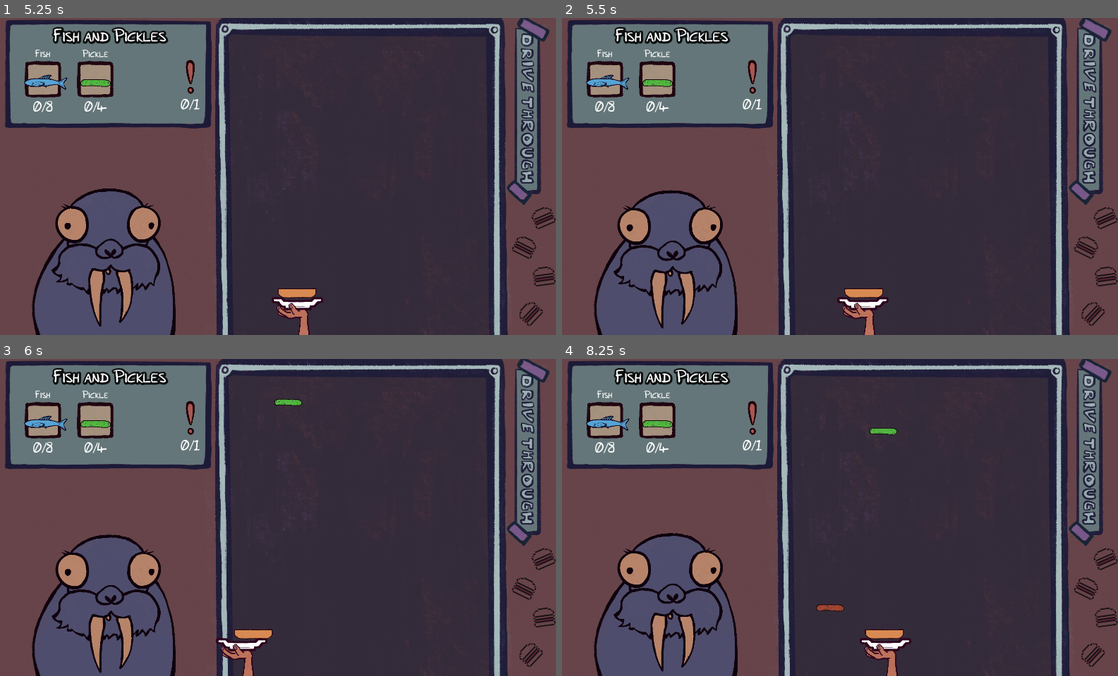
Above: before the commit, frames 1-4 (two rows, left to right).
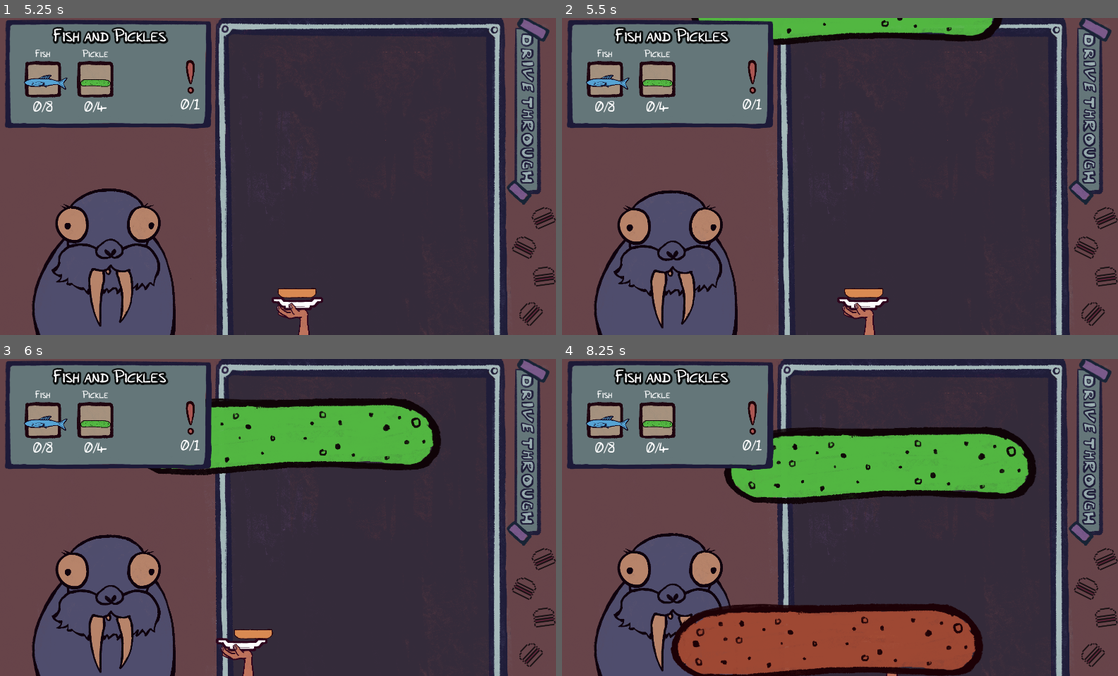
Above: after the commit, the same moments.

Repository: SirLich/funky-drive-through
Game: Godot game, scene res://game.tscn
Same seed, same stepped clock (60 frames per second), same inputs: the game is played once before the commit and once after it.
Inputs (mouse positions are in pixels of both pictures, inside the frame that each line leads up to):
- Up to frame 1 (5.25 s): tap Enter every 0.75 s from 0.5 to 4.25 s; move the mouse to (400, 160) at 0.52 s; press the mouse at (400, 160) at 0.53 s; move the mouse to (161, 192) at 1.27 s; release the mouse at (161, 192) at 1.28 s; click (161, 192) at 1.35 s; move the mouse to (328, 106) at 2.02 s; press the mouse at (328, 106) at 2.03 s; move the mouse to (244, 239) at 2.77 s; release the mouse at (244, 239) at 2.78 s; click (244, 239) at 2.85 s; move the mouse to (444, 224) at 3.52 s; press the mouse at (444, 224) at 3.53 s; move the mouse to (105, 128) at 4.27 s; release the mouse at (105, 128) at 4.28 s; click (105, 128) at 4.35 s; move the mouse to (300, 176) at 5.02 s; press the mouse at (300, 176) at 5.03 s
- Up to frame 2 (5.5 s): no input
- Up to frame 3 (6 s): move the mouse to (189, 438) at 5.77 s; release the mouse at (189, 438) at 5.78 s; click (189, 438) at 5.85 s
- Up to frame 4 (8.25 s): move the mouse to (962, 501) at 6.52 s; press the mouse at (962, 501) at 6.53 s; move the mouse to (723, 533) at 7.27 s; release the mouse at (723, 533) at 7.28 s; click (723, 533) at 7.35 s; move the mouse to (890, 447) at 8.02 s; press the mouse at (890, 447) at 8.03 s

Frame 1 is identical in both runs. In frame 2, 3.0% of the frame differs, in the area x 23-80%, y 0-9%; in frame 3, 9.0%; in frame 4, 23%, in the area x 19-86%, y 21-100%.

Commit message:
Import assets

Diff:
--- a/game.tscn
+++ b/game.tscn
@@ -11,7 +11,7 @@
 [ext_resource type="Script" path="res://dropper.gd" id="6_ebwai"]
 [ext_resource type="Texture2D" uid="uid://cnd1kj7020uls" path="res://assets/frame.png" id="7_1n7r7"]
 [ext_resource type="PackedScene" uid="uid://blv1sdwd4eyiq" path="res://scenes/item_box_ui.tscn" id="7_5rb7w"]
-[ext_resource type="AudioStream" uid="uid://sk2beuh1p8gd" path="res://assets/sounds/play_scene_1-2.wav" id="7_mte1n"]
+[ext_resource type="AudioStream" uid="uid://dutekcqjlcxcm" path="res://assets/sounds/play_scene_1-2_added_melody.wav" id="7_2037t"]
 [ext_resource type="Script" path="res://hud.gd" id="9_k1kde"]
 [ext_resource type="LabelSettings" uid="uid://by2l3bawx6flr" path="res://tutorial_label.tres" id="10_3noq0"]
 [ext_resource type="Script" path="res://tutorial.gd" id="10_vqbed"]
@@ -168,8 +168,7 @@
 stream = ExtResource("5_2yt2d")
 
 [node name="Music" type="AudioStreamPlayer2D" parent="Sounds"]
-stream = ExtResource("7_mte1n")
-volume_db = 20.775
+stream = ExtResource("7_2037t")
 autoplay = true
 
 [node name="Art" type="Node2D" parent="."]
--- a/item_types/cheese.tres
+++ b/item_types/cheese.tres
@@ -8,7 +8,7 @@
 [resource]
 script = ExtResource("1_5uv8o")
 icon = ExtResource("1_p1dk6")
-color = Color(0.913725, 0.615686, 0.0980392, 1)
+color = Color(0.729412, 0.635294, 0.243137, 1)
 stacked_scene = ExtResource("4_lx4l4")
 name = "Cheese"
 scale_factor = 1.0
--- a/item_types/unicorn.tres
+++ b/item_types/unicorn.tres
@@ -2,7 +2,7 @@
 
 [ext_resource type="Texture2D" uid="uid://dv2a3sjanlaso" path="res://assets/items/unicorn.png" id="1_1kqw1"]
 [ext_resource type="Script" path="res://item_type.gd" id="1_4kgnj"]
-[ext_resource type="AudioStream" uid="uid://crik25ksilvlm" path="res://assets/audio_resources/impact_low.tres" id="1_bwsst"]
+[ext_resource type="AudioStream" uid="uid://dywumm7wsvjb5" path="res://assets/dropping_food_sound.wav" id="1_gs56d"]
 [ext_resource type="PackedScene" uid="uid://5fi3lw3pawjg" path="res://unicorn_stacked_scene.tscn" id="3_kaowj"]
 
 [resource]
@@ -12,4 +12,4 @@
 stacked_scene = ExtResource("3_kaowj")
 name = "Unicorn"
 scale_factor = 1.0
-audio = ExtResource("1_bwsst")
+audio = ExtResource("1_gs56d")
--- a/menu.tscn
+++ b/menu.tscn
@@ -3,7 +3,7 @@
 [ext_resource type="Script" path="res://menu.gd" id="1_iq4jb"]
 [ext_resource type="PackedScene" uid="uid://bwckprmdmmhxv" path="res://scenes/bird.tscn" id="1_rf33c"]
 [ext_resource type="Texture2D" uid="uid://cnd1kj7020uls" path="res://assets/frame.png" id="3_lawy5"]
-[ext_resource type="AudioStream" uid="uid://0qqfq4tqgluf" path="res://assets/sounds/background_menu_1-2.wav" id="4_4f0d8"]
+[ext_resource type="AudioStream" uid="uid://dc5jltp41cf8q" path="res://assets/sounds/background_menu_1-2_loop.wav" id="4_3yigo"]
 
 [sub_resource type="AtlasTexture" id="AtlasTexture_muowe"]
 atlas = ExtResource("3_lawy5")
@@ -54,7 +54,7 @@
 label_settings = SubResource("LabelSettings_stnm7")
 
 [node name="AudioStreamPlayer" type="AudioStreamPlayer" parent="."]
-stream = ExtResource("4_4f0d8")
+stream = ExtResource("4_3yigo")
 autoplay = true
 
 [connection signal="button_up" from="TextureButton" to="." method="_on_texture_button_button_up"]
--- a/scenes/item/dropped_item.gd
+++ b/scenes/item/dropped_item.gd
@@ -15,5 +15,5 @@
 		new_dropped_scene.texture = item.icon
 		new_dropped_scene.modulate = item.color
 		new_dropped_scene.scale *= item.scale_factor
-
+	new_dropped_scene.scale = Vector2(-1, 1)
 	add_child(new_dropped_scene)
Not shown, added: assets/dropping_food_sound.wav.import
Not shown, removed: assets/sounds/background_menu_1-2.wav.import
Not shown, added: assets/sounds/background_menu_1-2_loop.wav.import
Not shown, removed: assets/sounds/play_scene_1-2.wav.import
Not shown, added: assets/sounds/play_scene_1-2_added_melody.wav.import
Not shown, added: assets/dropping_food_sound.wav
Not shown, changed: assets/sounds/background_menu_1-2.wav
Not shown, added: assets/sounds/background_menu_1-2_loop.wav
Not shown, changed: assets/sounds/play_scene_1-2.wav
Not shown, added: assets/sounds/play_scene_1-2_added_melody.wav
